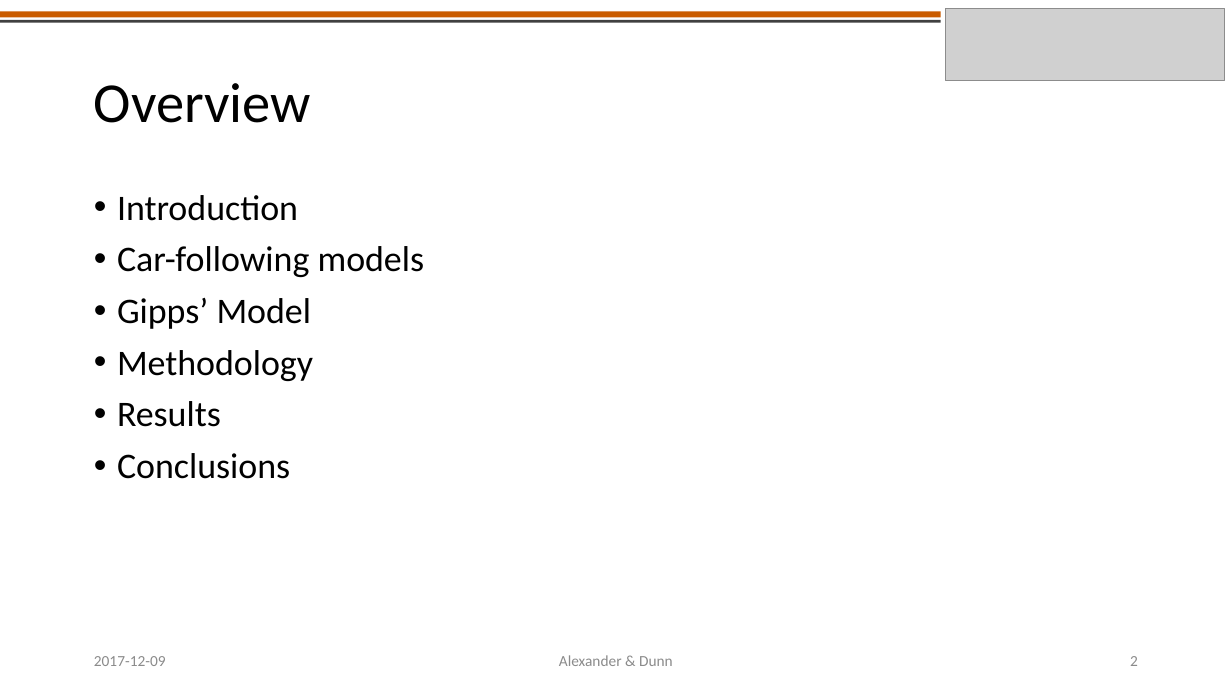
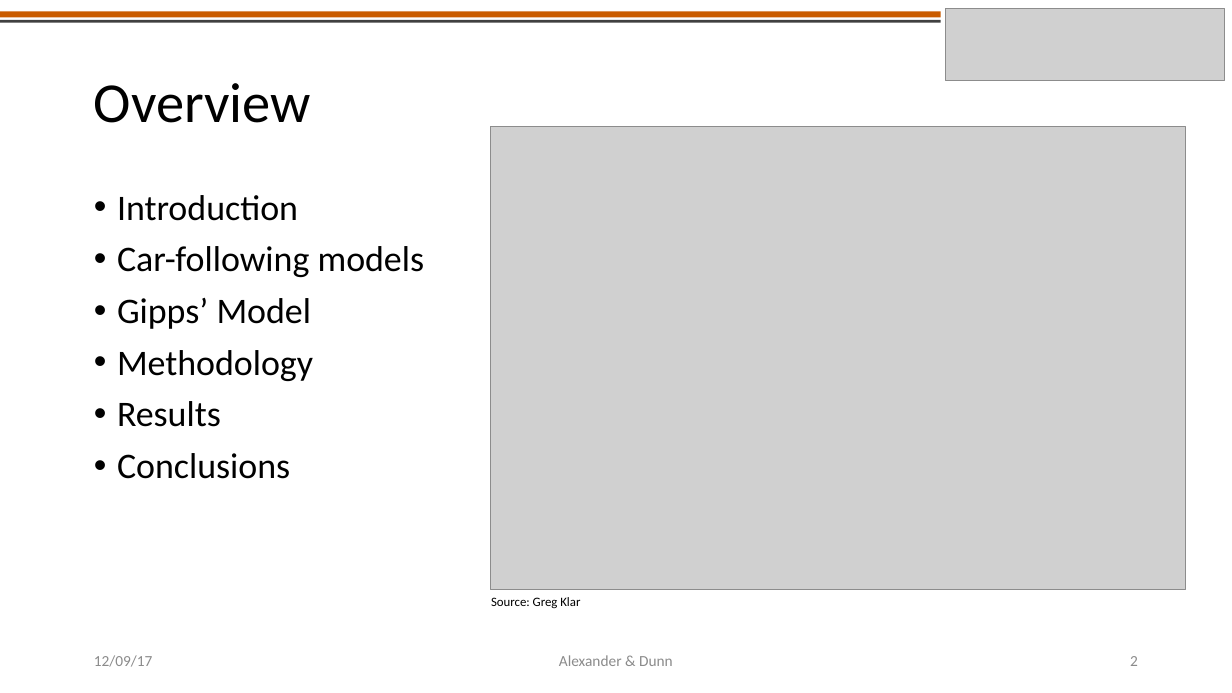
Before and after one commit to americalexander/mrFinishLine, a slide deck: slide 2 of CE391F_project_presentation_alexander_dunn.pptx. Drawn at 1232x693 pixels with LibreOffice and Linux fonts; fonts in the diff are those of the drawing; grey boxes stand for pictures. Boxes give left, top, right and bottom in pixels: in the first picture for what was removed or moved away, otherwise in the second. Text is boxed around its words. In the diff, an @@ line names an element or a change of style, - is before the commit and + after.

```diff
--- a/CE391F_project_presentation_alexander_dunn.pptx
+++ b/CE391F_project_presentation_alexander_dunn.pptx
@@ picture added at (x1=491, y1=127, x2=1186, y2=590) @@
@@ text added at (x1=491, y1=597, x2=580, y2=608), 10 pt, text #000000 @@
+Source: Greg Klar
@@ text at (x1=94, y1=655, x2=153, y2=667): text changed @@
-2017-12-09
+12/09/17
```
Also in this commit, not shown: 9 other slides changed.
